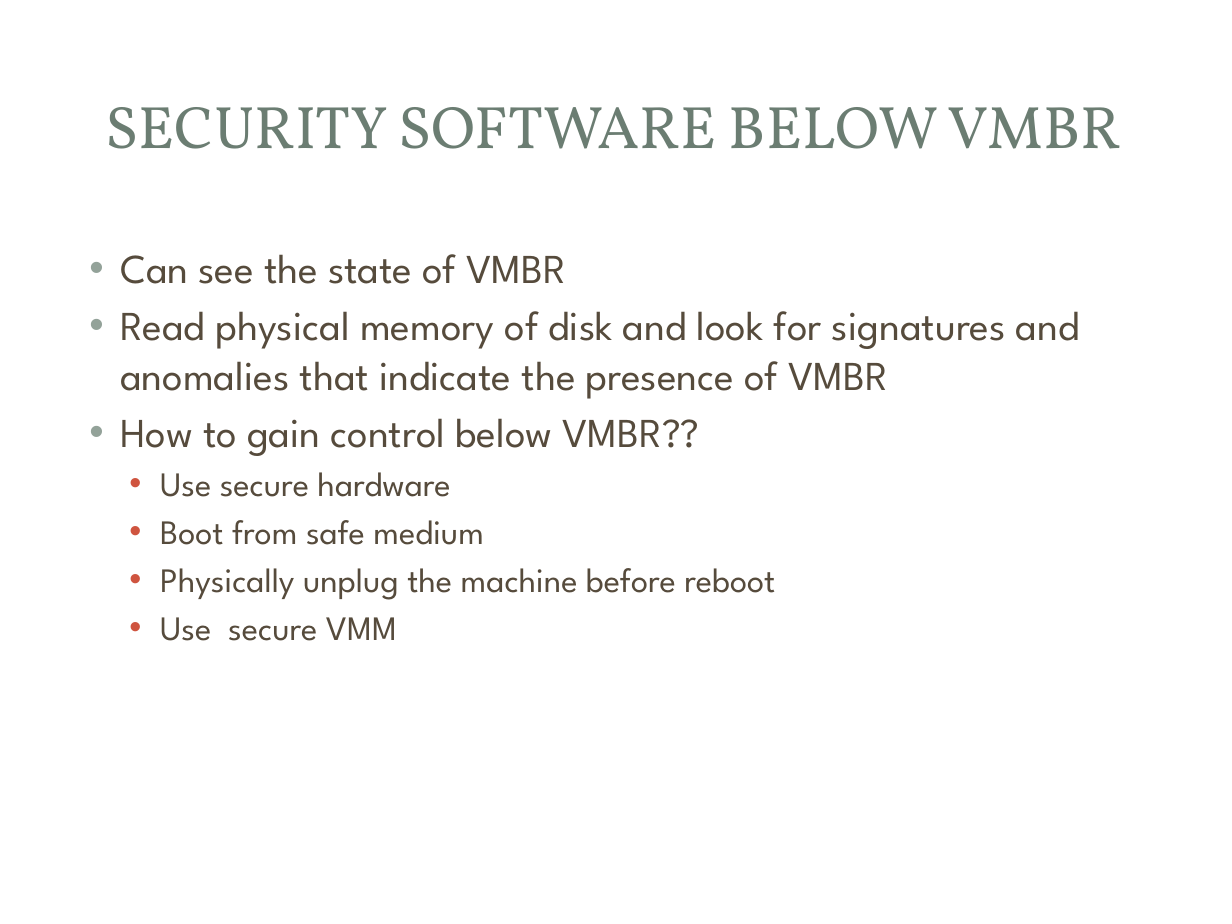
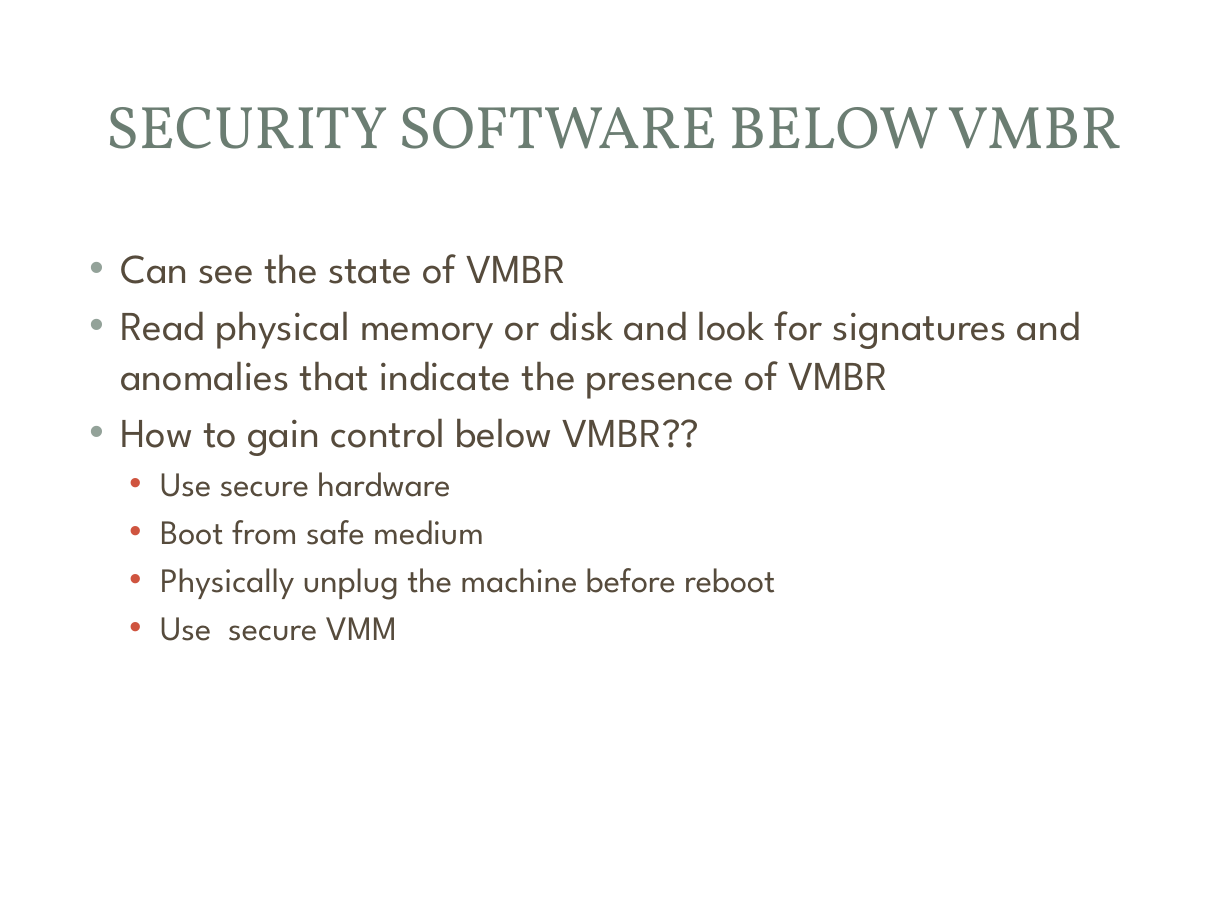
Before and after one commit to mjmalkowski11023/Computer-Security-2013, a slide deck: slide 12 of VMBR_Presentation.pptx. Drawn at 1232x924 pixels with LibreOffice and Linux fonts; fonts in the diff are those of the drawing; background and template pictures are left out. Boxes give left, top, right and bottom in pixels: in the first picture for what was removed or moved away, otherwise in the second. Text is boxed around its words. In the diff, an @@ line names an element or a change of style, - is before the commit and + after.

Commit message:
corrected few typos

```diff
--- a/VMBR_Presentation.pptx
+++ b/VMBR_Presentation.pptx
@@ text at [120, 311, 1081, 399]: text changed @@
-• Read physical memory of disk and look for signatures and anomalies that indicate the presence of VMBR
+• Read physical memory or disk and look for signatures and anomalies that indicate the presence of VMBR
```
Also in this commit, not shown: 1 other slide changed.
